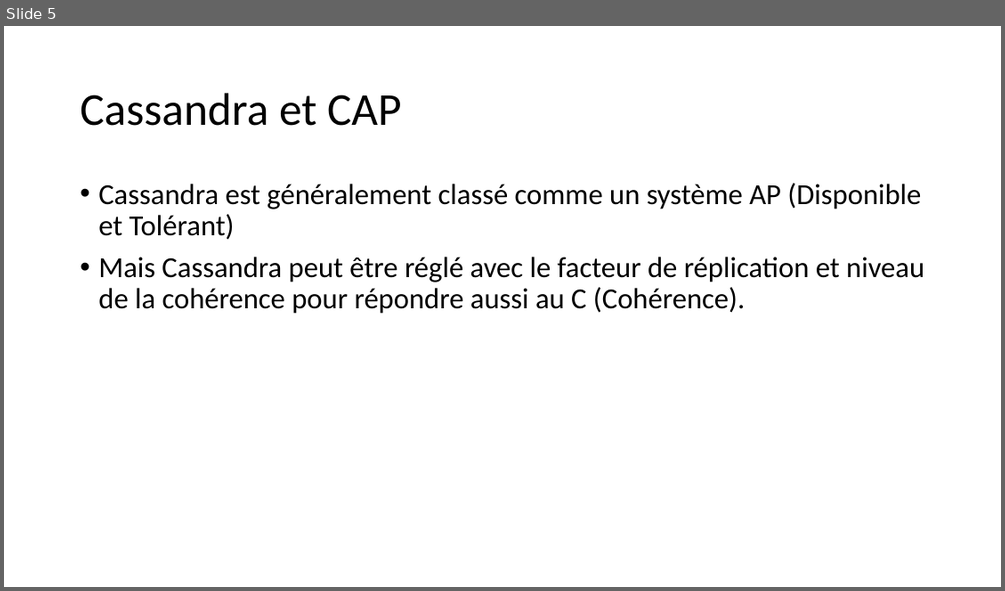
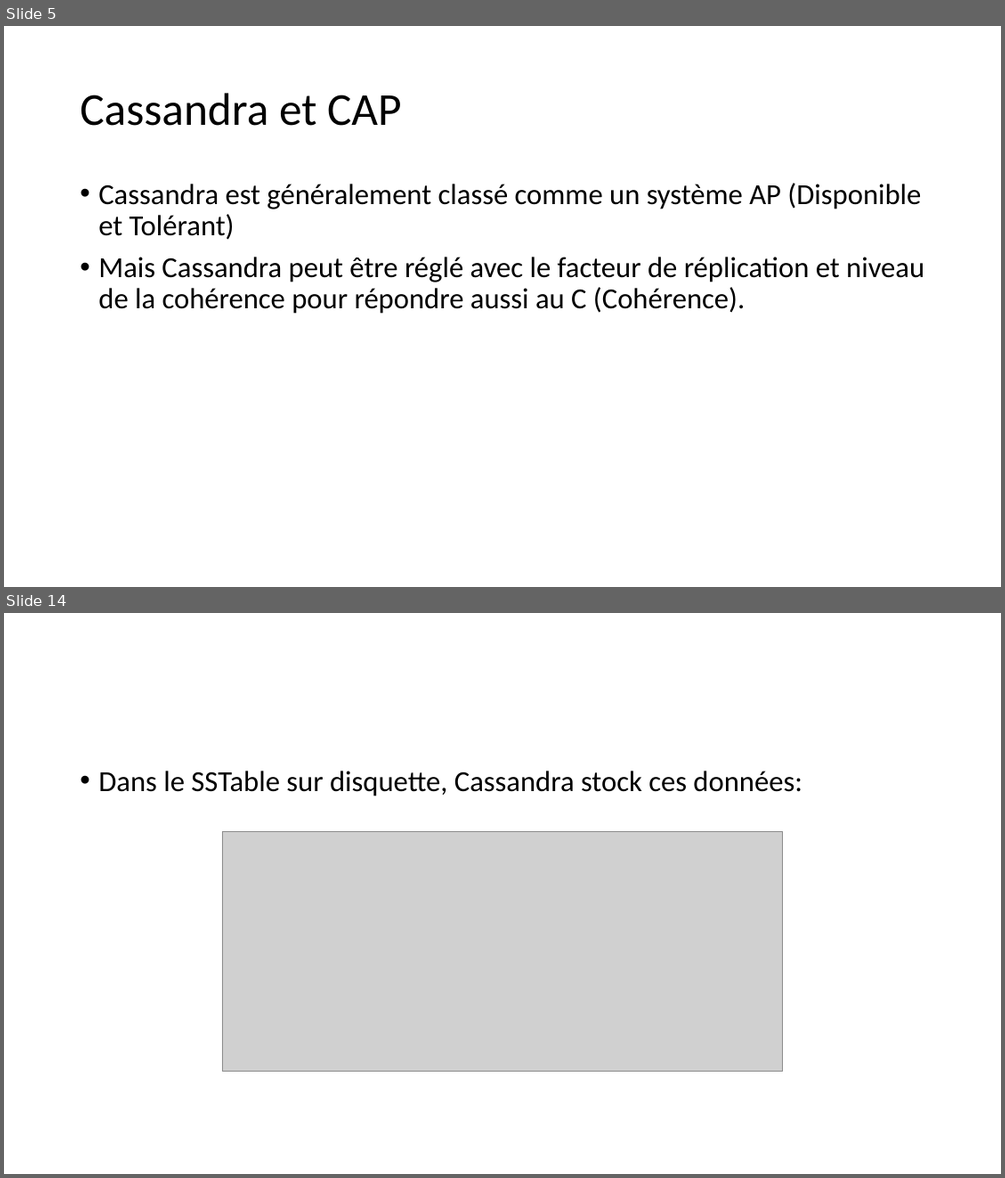
Before and after one commit to khalilbsaibes/cassandra, a slide deck: Cassandra.pptx. Shown one above the other, each under a label of ours: slide 5 before the commit, slides 5 and 14 after it; the slides between them are not shown. The pictures are 1005x591 and 1005x1178 pixels, drawn with LibreOffice and Linux fonts; fonts in the diff are those of the drawing; grey boxes stand for pictures. Boxes give left, top, right and bottom in pixels: in the first picture for what was removed or moved away, otherwise in the second. Text is boxed around its words. In the diff, an @@ line names an element or a change of style, - is before the commit and + after.

```diff
--- a/Cassandra.pptx
+++ b/Cassandra.pptx
@@ slide 14 added at box(4, 613, 1001, 1174), background #FFFFFF @@
@@ text added at box(98, 771, 802, 796), 28 pt, text #000000 @@
+• Dans le SSTable sur disquette, Cassandra stock ces données:
@@ picture added at box(222, 831, 783, 1071) @@
```
Also in this commit, not shown: 3 slides changed, 7 other slides added.
